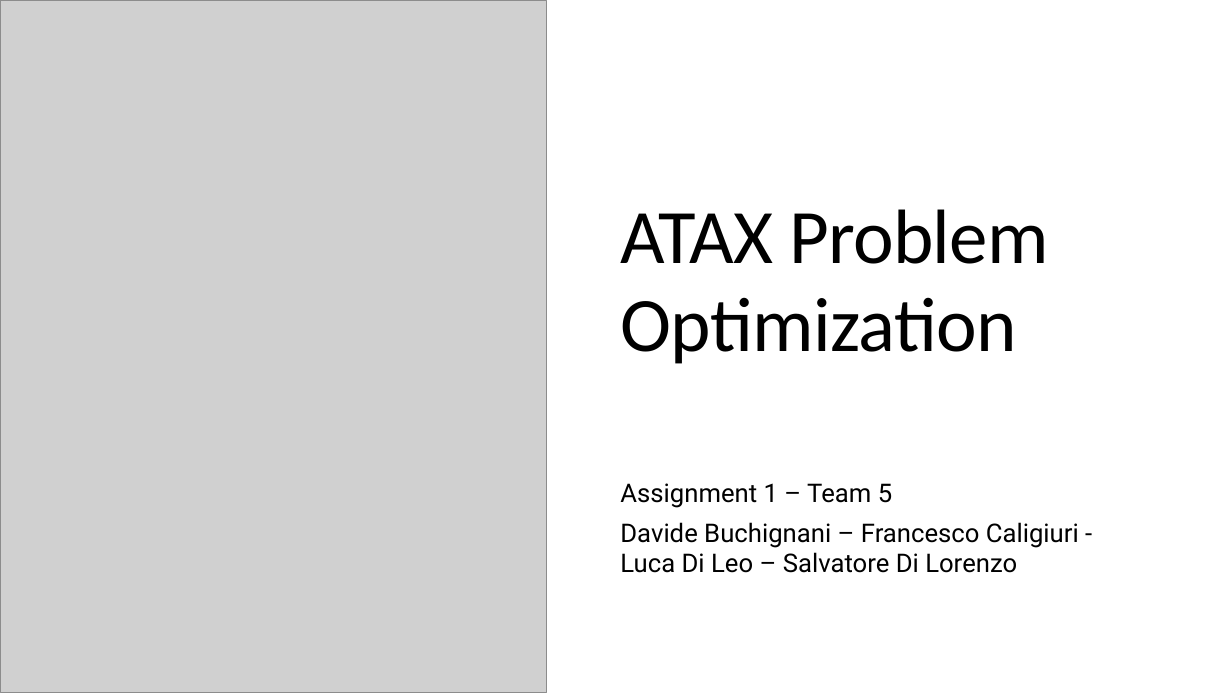
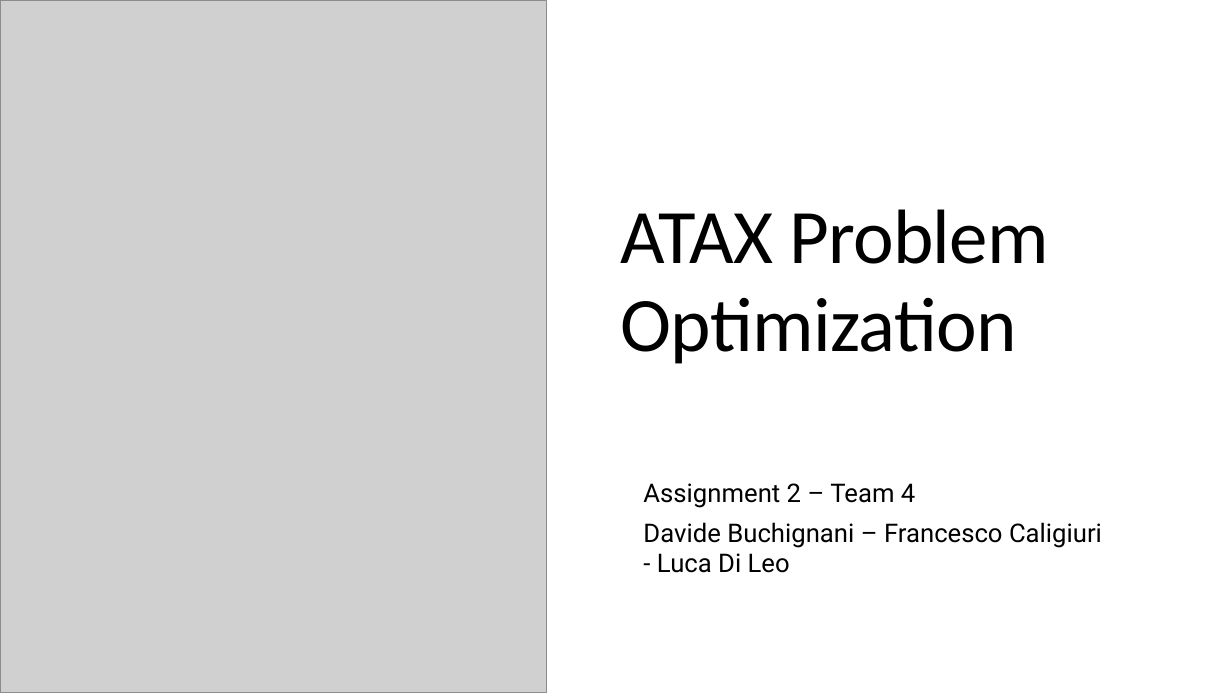
Before and after one commit to salor02/assignment-HPC, a slide deck: slide 1 of assignment-2/ATAX Problem Optimization.pptx. Drawn at 1232x693 pixels with LibreOffice and Linux fonts; fonts in the diff are those of the drawing; grey boxes stand for pictures. Boxes give left, top, right and bottom in pixels: in the first picture for what was removed or moved away, otherwise in the second. Text is boxed around its words. In the diff, an @@ line names an element or a change of style, - is before the commit and + after.

Commit message:
fix: presentation

```diff
--- a/assignment-2/ATAX Problem Optimization.pptx
+++ b/assignment-2/ATAX Problem Optimization.pptx
@@ subtitle at box(643, 483, 1102, 573): text changed @@
-Assignment 1 – Team 5
-Davide Buchignani – Francesco Caligiuri - Luca Di Leo – Salvatore Di Lorenzo
+Assignment 2 – Team 4
+Davide Buchignani – Francesco Caligiuri - Luca Di Leo
```
Also in this commit, not shown: 5 other slides changed, 3 slides added, 4 slides removed.
